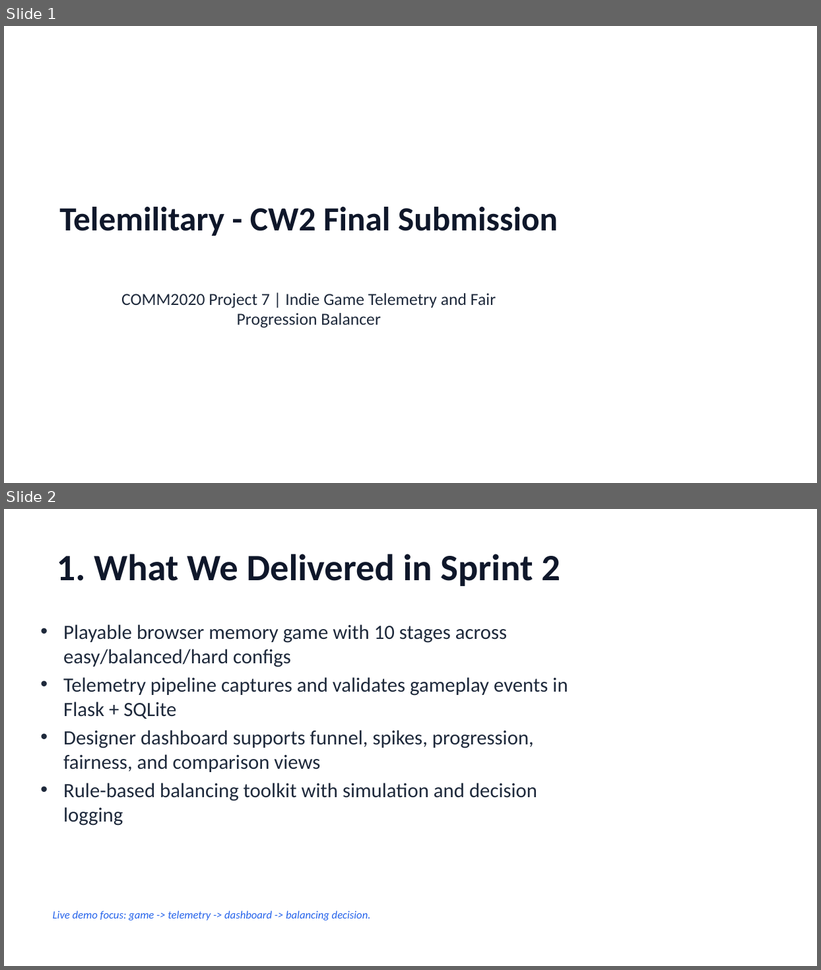
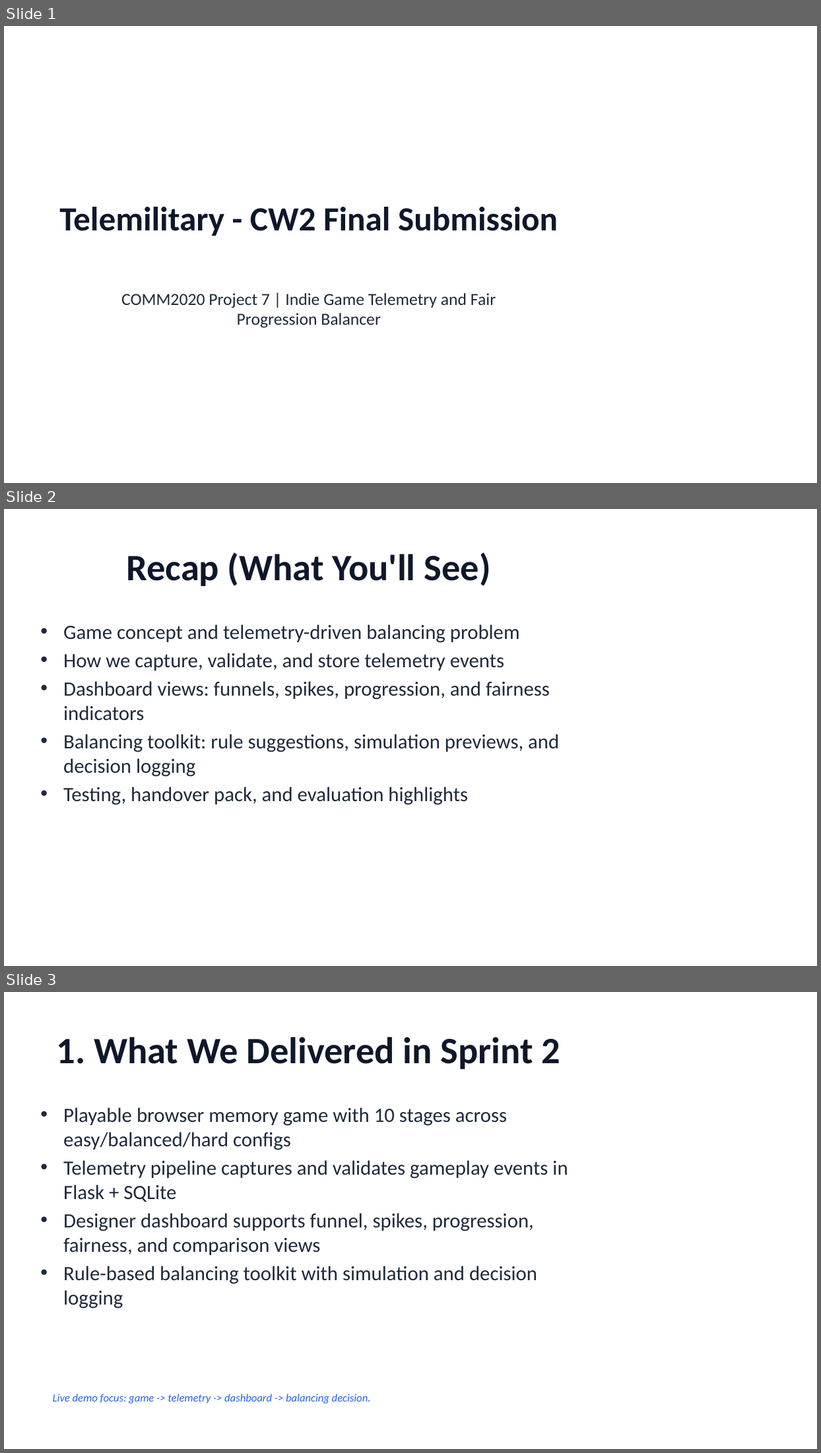
Before and after one commit to laraeksi/Telemilitary, a slide deck: docs/CW2_Second_Submission_Slides.pptx. Shown one above the other, each under a label of ours: slides 1 and 2 before the commit, slides 1, 2 and 3 after it. The pictures are 821x970 and 821x1453 pixels, drawn with LibreOffice and Linux fonts; fonts in the diff are those of the drawing. Boxes give left, top, right and bottom in pixels: in the first picture for what was removed or moved away, otherwise in the second. Text is boxed around its words. In the diff, an @@ line names an element or a change of style, - is before the commit and + after.

```diff
--- a/docs/CW2_Second_Submission_Slides.pptx
+++ b/docs/CW2_Second_Submission_Slides.pptx
@@ slide 2 added at [4,509,817,966], background #FFFFFF @@
@@ title added at [126,553,491,586], 44 pt, text #0F172A, bold @@
+Recap (What You'll See)
@@ text added at [63,625,559,805], 24 pt, text #1E293B @@
+• Game concept and telemetry-driven balancing problem
+• How we capture, validate, and store telemetry events
+• Dashboard views: funnels, spikes, progression, and fairness indicators
+• Balancing toolkit: rule suggestions, simulation previews, and decision logging
+• Testing, handover pack, and evaluation highlights
@@ what was slide 2 is now slide 3 @@
```
Also in this commit, not shown: 20 other files.
